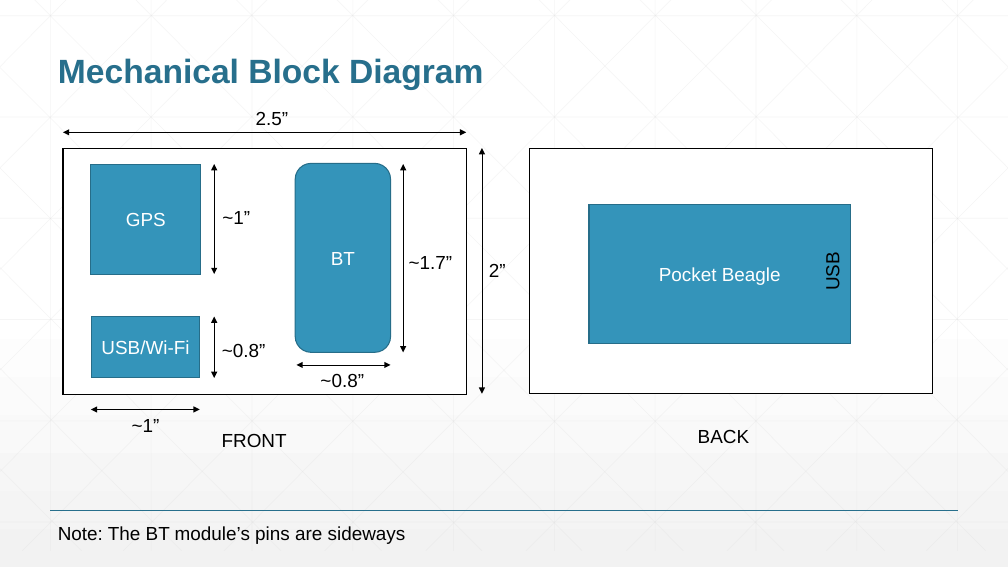
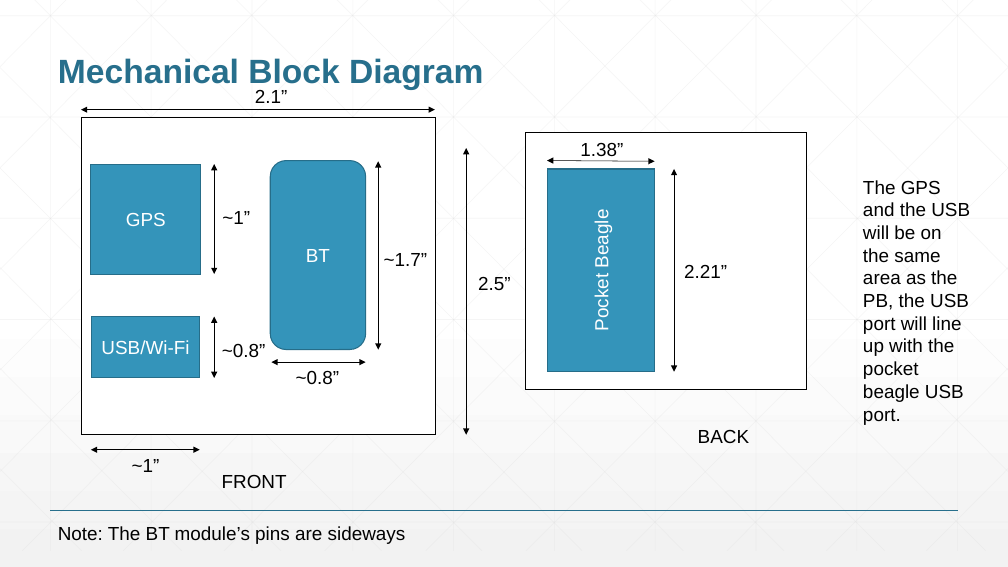
Before and after one commit to Spwo/ENGI301, a slide deck: slide 5 of Loss Prevention Device (project_01)/docs/Project_2_Proposal.pptx. Drawn at 1008x567 pixels with LibreOffice and Linux fonts; fonts in the diff are those of the drawing. Boxes give left, top, right and bottom in pixels: in the first picture for what was removed or moved away, otherwise in the second. Text is boxed around its words. In the diff, an @@ line names an element or a change of style, - is before the commit and + after.

```diff
--- a/Loss Prevention Device (project_01)/docs/Project_2_Proposal.pptx
+++ b/Loss Prevention Device (project_01)/docs/Project_2_Proposal.pptx
@@ double arrow moved from (63, 132) - (467, 132) to (81, 110) - (435, 110) @@
@@ rectangle: place and size @@
-rectangle at [63,148,466,394]
+rectangle at [82,117,436,435]
@@ text at [255,90,288,103]: text changed @@
-2.5”
+2.1”
@@ double arrow moved from (482, 148) - (482, 394) to (467, 148) - (467, 435) @@
@@ rectangle: place and size @@
-rectangle at [529,148,932,394]
+rectangle at [526,132,807,390]
@@ text added at [580,142,623,156], 18 pt, text #000000 @@
+1.38”
@@ 2 texts, 2 double arrows, 1 rounded rectangle: place and size @@
-2 texts, 2 double arrows, 1 rounded rectangle at [295,163,453,387]
+2 texts, 2 double arrows, 1 rounded rectangle at [270,160,428,384]
@@ rectangle "Pocket Beagle" at [547,169,655,372]: rotation 0 to 270 degrees @@
@@ double arrow added from (547, 160) to (655, 161), #000000 0.5 pt @@
@@ double arrow added from (675, 169) to (675, 372), #000000 0.5 pt @@
@@ text added at [863,180,970,425], 18 pt, text #000000 @@
+The GPS and the USB will be on the same area as the PB, the USB port will line up with the pocket beagle USB port.
@@ text added at [684,264,727,278], 18 pt, text #000000 @@
+2.21”
@@ text removed at [822,255,843,289] @@
-USB
@@ text at [478,276,511,290]: text changed @@
-2”
+2.5”
@@ 2 texts, 1 double arrow: place and size @@
-2 texts, 1 double arrow at [91,410,287,447]
+2 texts, 1 double arrow at [91,450,287,488]
```
Also in this commit, not shown: 1 other file.
